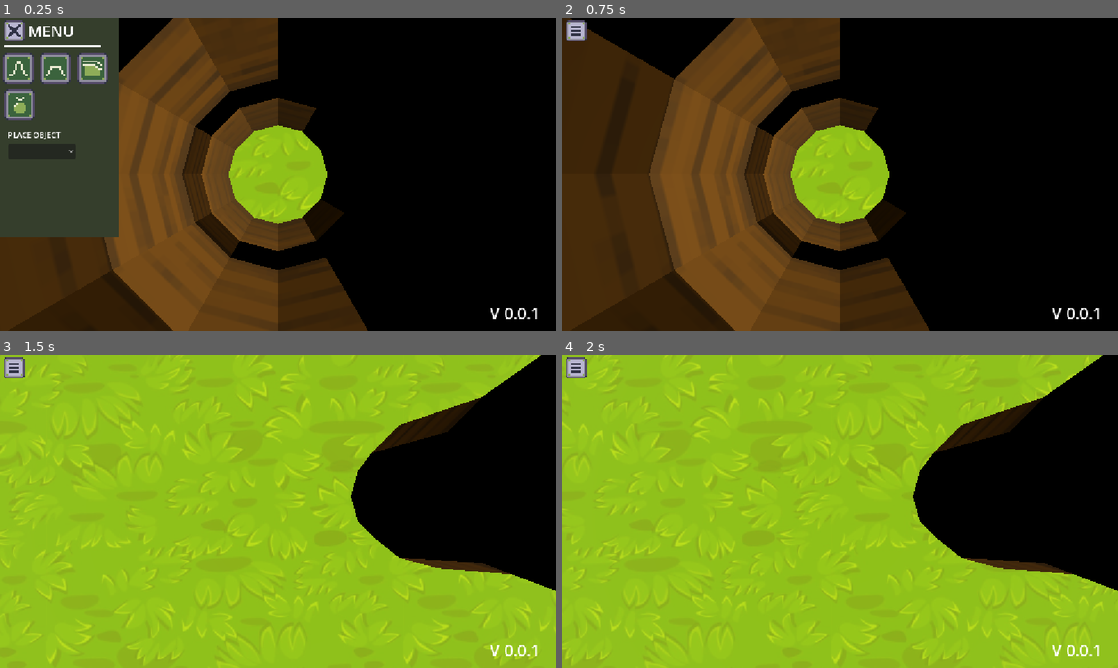
Above: before the commit, frames 1-4 (two rows, left to right).
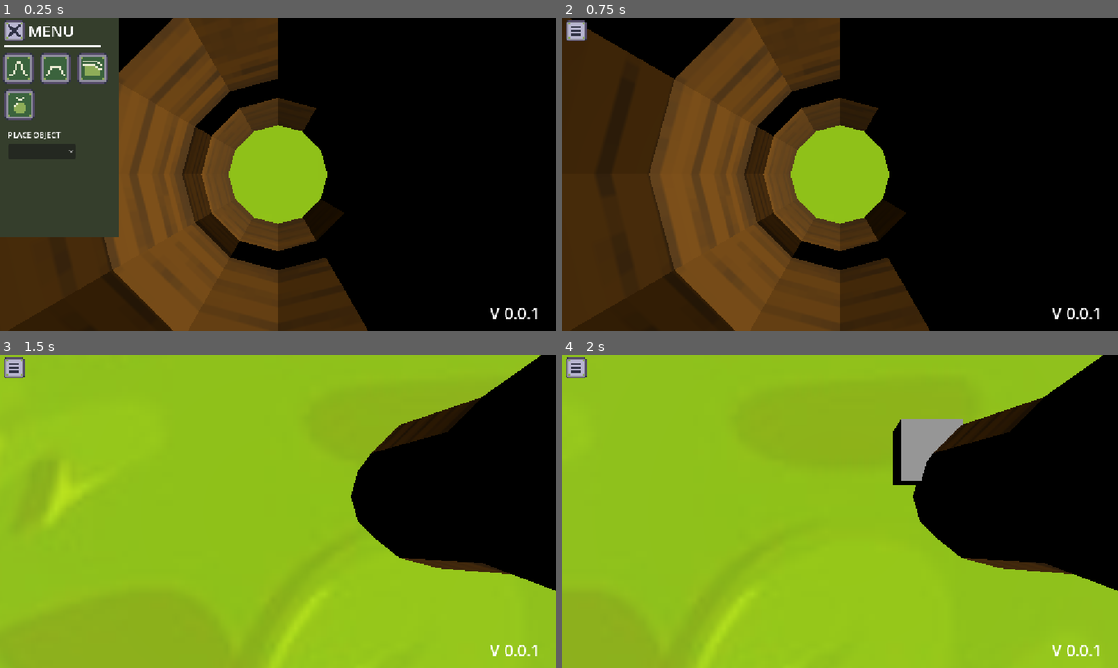
Above: after the commit, the same moments.

Repository: peridotpath/frog-game
Game: Godot game, scene res://map_editor.tscn
The game is run twice, just before and just after one commit, with the same random seed, the same clock (stepped at 60 frames per second) and the same inputs.
Inputs (mouse positions are in pixels of both pictures, inside the frame that each line leads up to):
- Up to frame 1 (0.25 s): no input
- Up to frame 2 (0.75 s): click (578, 30) at 0.5 s
- Up to frame 3 (1.5 s): tap Enter at 1.25, 1.35 s; move the mouse to (400, 495) at 1.27 s; hold D from 1.28 s (still down); click (400, 495) at 1.42 s
- Up to frame 4 (2 s): keep holding D

The runs differ from the first frame. In frame 1, 0.1% of the frame differs, in the area x 42-57%, y 37-64%; in frame 2, 0.1%; in frame 3, 3.0%; in frame 4, 4.3%, in the area x 0-100%, y 0-100%.

Commit message:
begin rework vertex indexing system

Diff:
--- a/terrain.gd
+++ b/terrain.gd
@@ -1,10 +1,25 @@
 extends MeshInstance3D
 
-@export var subdivides : int = 50
-@export var mesh_size: Vector2 = Vector2(100.0, 100.0)
+@export var subdivides : int = 500
+@export var mesh_size: Vector2 = Vector2(1000.0, 1000.0)
 
 func _ready():
 	_generate_terrain()
+
+func _get_index_from_coords(coords: Vector2):
+	print ("xy")
+	var scale = mesh_size.x / subdivides
+	var x_component = round(coords.x / scale) + subdivides / 2
+	var y_component = round(coords.y / scale) + subdivides / 2
+	print(x_component)
+	print(y_component)
+	return y_component + x_component * subdivides
+
+func _find_vertices_in_circle(center: Vector2, size:float) -> int:
+	var middle_vertex = _get_index_from_coords(center)
+	print(middle_vertex)
+	return middle_vertex
+
 
 func _generate_terrain():
 
--- a/vertex_cubes.gd
+++ b/vertex_cubes.gd
@@ -8,7 +8,7 @@
 
 func _process(delta: float):
 	last_tick += 1
-	if (last_tick > 5):
+	if (last_tick > 10):
 		last_tick = 0
 		_process_vertex_cubes()
 
@@ -19,22 +19,38 @@
 	if (Cursor.BrushMode == Cursor.BRUSH_MODE.Place):
 		return
 
+	#var mdt = MeshDataTool.new()
+	#mdt.create_from_surface(Terrain.mesh, 0)
+	#var terrain_loc = Terrain.global_transform
+	#
+	#var arrays = Terrain.mesh.surface_get_arrays(0)
+	#for v in range(mdt.get_vertex_count()):
+		#var vertex:  = mdt.get_vertex(v)
+		#if (Main.is_point_in_sphere(vertex * terrain_loc, Cursor.global_position, Cursor.size[0]/2)):
+	# 1. Create the MeshInstance3D node
+	var mesh_instance = MeshInstance3D.new()
+	# 2. Create the specific mesh shape (e.g., BoxMesh)
+	var box_mesh = BoxMesh.new()
+	box_mesh.size = Vector3(1, 1, 1) # Size 1x1x1
+	# 3. Assign the mesh to the instance
+	mesh_instance.mesh = box_mesh
+	# 4. Position the mesh in the world
+	add_child(mesh_instance)
 
-	var mdt = MeshDataTool.new()
-	mdt.create_from_surface(Terrain.mesh, 0)
 	var terrain_loc = Terrain.global_transform
+	#
+	var arrays = Terrain.mesh.surface_get_arrays(0)
 
-	var arrays = Terrain.mesh.surface_get_arrays(0)
-	for v in range(mdt.get_vertex_count()):
-		var vertex:  = mdt.get_vertex(v)
-		if (Main.is_point_in_sphere(vertex * terrain_loc, Cursor.global_position, Cursor.size[0]/2)):
-			# 1. Create the MeshInstance3D node
-			var mesh_instance = MeshInstance3D.new()
-			# 2. Create the specific mesh shape (e.g., BoxMesh)
-			var box_mesh = BoxMesh.new()
-			box_mesh.size = Vector3(0.2, 0.2, 0.2) # Size 1x1x1
-			# 3. Assign the mesh to the instance
-			mesh_instance.mesh = box_mesh
-			# 4. Position the mesh in the world
-			add_child(mesh_instance)
-			mesh_instance.global_position = Vector3(vertex)
+	var vertices = arrays[Mesh.ARRAY_VERTEX]
+	print("cursor!")
+	print(Cursor.global_position)
+	var locale = Terrain._find_vertices_in_circle(Vector2(Cursor.global_position.x, Cursor.global_position.z), 5)
+	print(len(vertices))
+	print("locale...")
+	print (locale)
+	var cube_pos = vertices[locale]
+	print("out")
+
+	print(cube_pos)
+
+	mesh_instance.global_position = cube_pos
